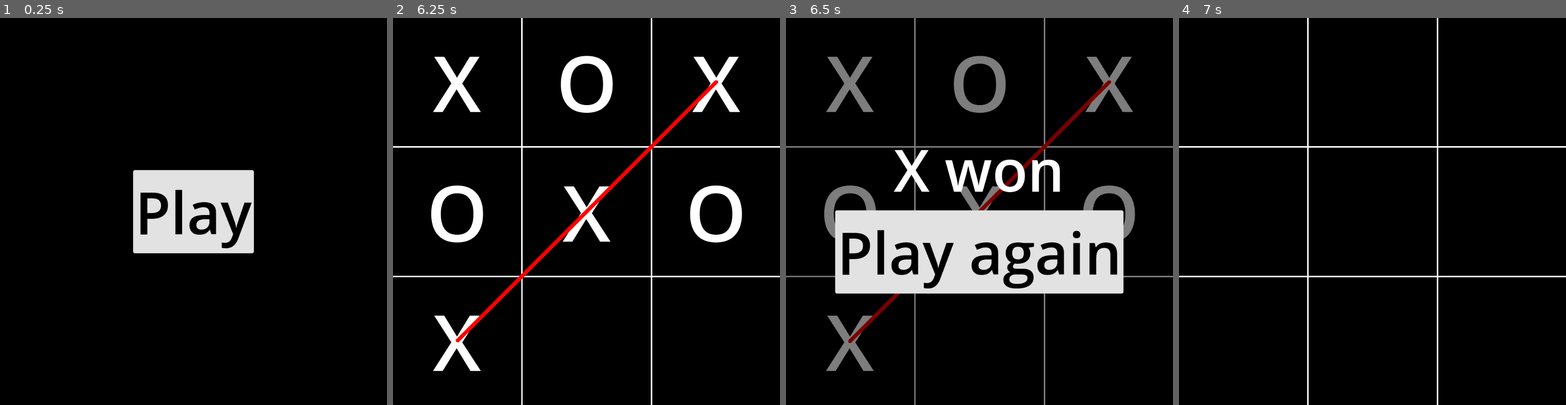
Above: before the commit, frames 1-4 (left to right).
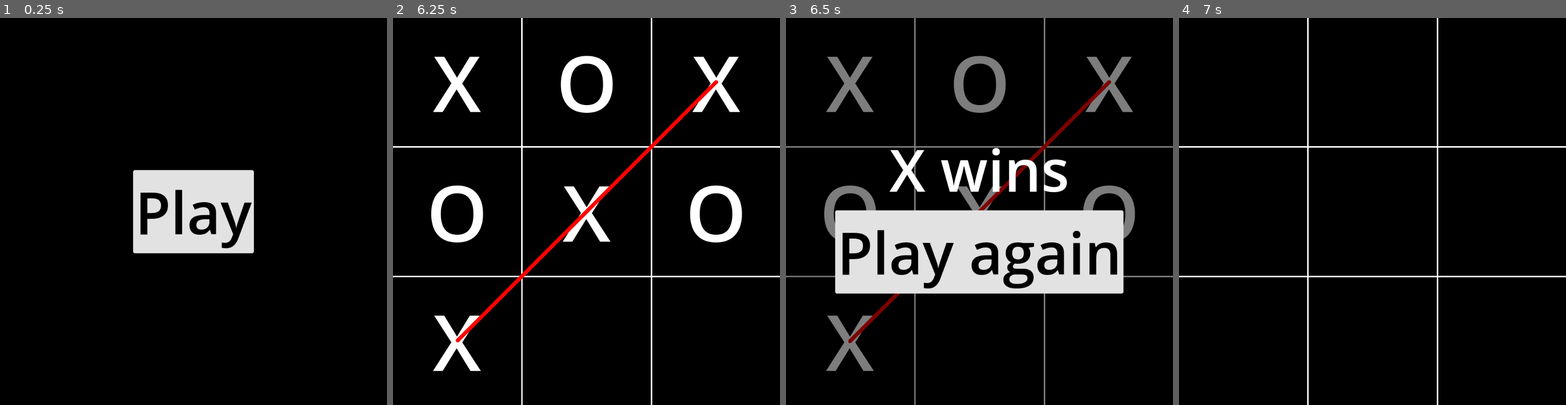
Above: after the commit, the same moments.

Repository: Vorgenstad/tic-tac-toe
Game: Godot game, scene res://scenes/main.tscn
The game is run twice, just before and just after one commit, with the same random seed, the same clock (stepped at 60 frames per second) and the same inputs.
Inputs (mouse positions are in pixels of both pictures, inside the frame that each line leads up to):
- Up to frame 1 (0.25 s): no input
- Up to frame 2 (6.25 s): click "Play" at 0.5 s; click (458, 83) at 1.25 s; click (586, 83) at 2 s; click (718, 83) at 2.75 s; click (458, 211) at 3.5 s; click (586, 211) at 4.25 s; click (718, 211) at 5 s; click (458, 343) at 5.75 s
- Up to frame 3 (6.5 s): no input
- Up to frame 4 (7 s): click "Play again" at 6.5 s

Frames 1-2 are identical in both runs. In frame 3, 2.1% of the frame differs, in the area x 26-73%, y 33-45%; in frame 4, nothing differs.

Commit message:
Updated end game text

Diff:
--- a/scripts/ui.gd
+++ b/scripts/ui.gd
@@ -8,9 +8,9 @@
 func display_game_over(winner: Constants.Winner) -> void:
 	match winner:
 		Constants.Winner.X:
-			_info_label.text = "X won"
+			_info_label.text = "X wins"
 		Constants.Winner.O:
-			_info_label.text = "O won"
+			_info_label.text = "O wins"
 		Constants.Winner.NONE:
 			_info_label.text = "Draw"
 
